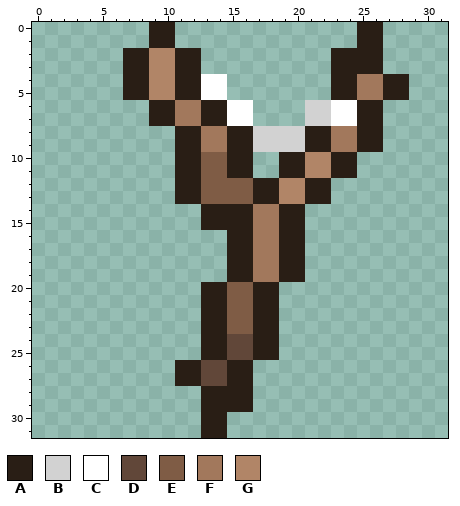
A pixel-art sprite gets an edit: Content/Items/Slingshots/Pearlwood/PearlwoodSlingshot.png. Above is the file before it was changed.
The file is 32x32 pixels.
Palette (. is transparent): A #291e15  B #d2d2d2  C #ffffff  D #614739  E #7f5c45  F #a2785c  G #b18567
Once edited:
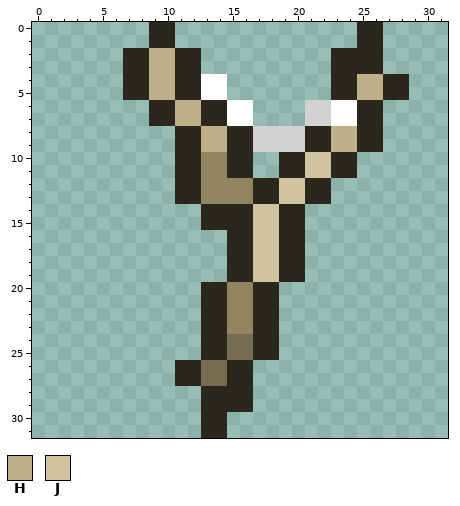
Colours new in this view: H #c0b08a  J #d2c3a0
The exact change:
@@ palette @@
-A #291e15
+A #2c271d
-D #614739
+D #776c51
-E #7f5c45
+E #948562
@@ x 7..28 @@
  1 ..AA..............AA..
- 2 AAGGAA..........AAAA..
- 3 AAGGAA..........AAAA..
- 4 AAGGAACC........AAFFAA
- 5 AAGGAACC........AAFFAA
- 6 ..AAFFAACC....BBCCAA..
- 7 ..AAFFAACC....BBCCAA..
- 8 ....AAFFAABBBBAAFFAA..
- 9 ....AAFFAABBBBAAFFAA..
-10 ....AAEEAA..AAGGAA....
-11 ....AAEEAA..AAGGAA....
-12 ....AAEEEEAAGGAA......
-13 ....AAEEEEAAGGAA......
-14 ......AAAAFFAA........
-15 ......AAAAFFAA........
-16 ........AAFFAA........
-17 ........AAFFAA........
-18 ........AAFFAA........
-19 ........AAFFAA........
+ 2 AAHHAA..........AAAA..
+ 3 AAHHAA..........AAAA..
+ 4 AAHHAACC........AAHHAA
+ 5 AAHHAACC........AAHHAA
+ 6 ..AAHHAACC....BBCCAA..
+ 7 ..AAHHAACC....BBCCAA..
+ 8 ....AAHHAABBBBAAHHAA..
+ 9 ....AAHHAABBBBAAHHAA..
+10 ....AAEEAA..AAJJAA....
+11 ....AAEEAA..AAJJAA....
+12 ....AAEEEEAAJJAA......
+13 ....AAEEEEAAJJAA......
+14 ......AAAAJJAA........
+15 ......AAAAJJAA........
+16 ........AAJJAA........
+17 ........AAJJAA........
+18 ........AAJJAA........
+19 ........AAJJAA........
 20 ......AAEEAA..........
Pixel boxes of the changes (left, top, right, bottom) in both pictures:
changed: (123, 22, 409, 438)
